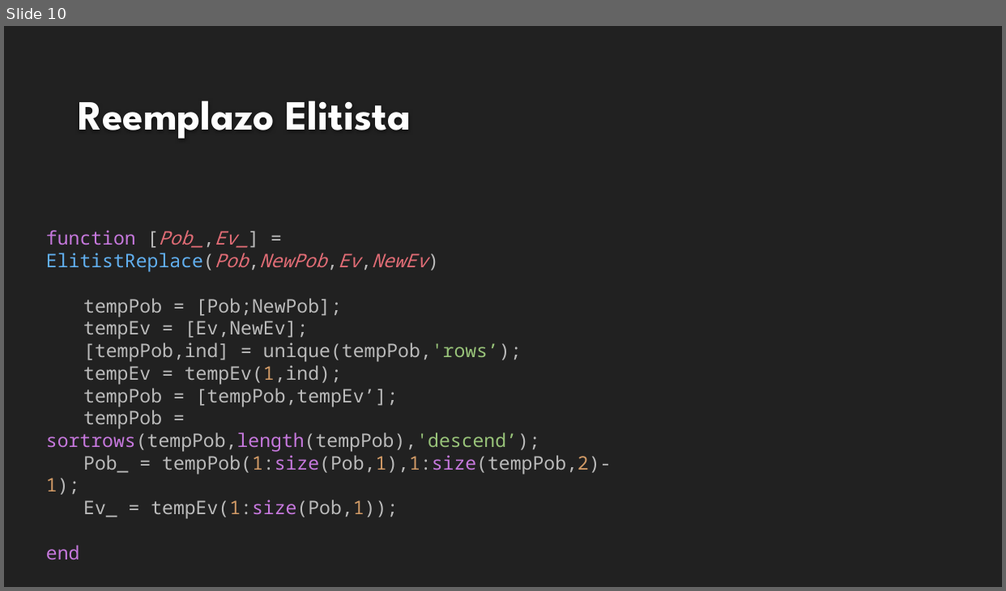
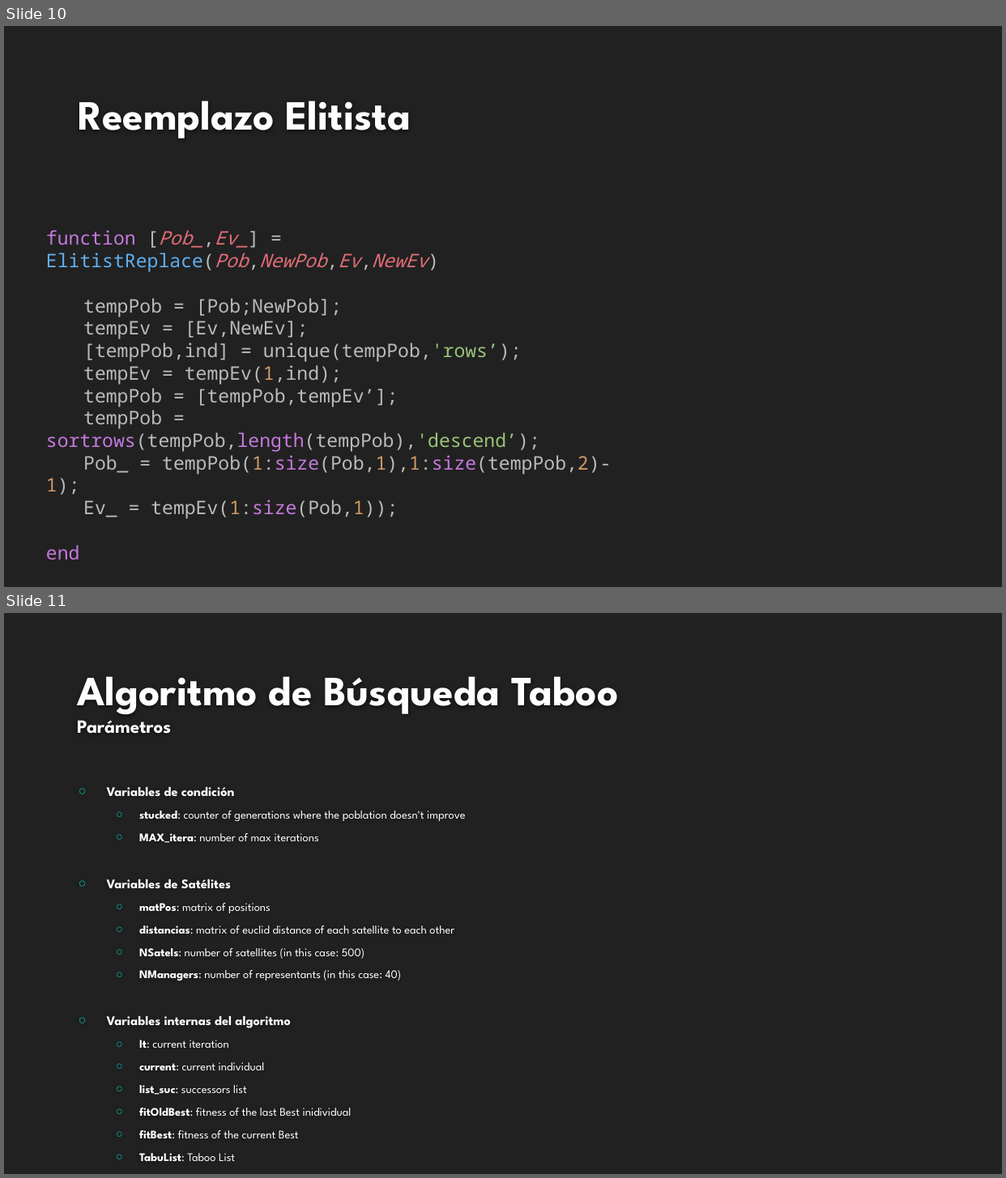
Before and after one commit to rafaroman18/SatellitesIS, a slide deck: TrabajoSI.pptx. Shown one above the other, each under a label of ours: slide 10 before the commit, slides 10 and 11 after it. The pictures are 1006x591 and 1006x1178 pixels, drawn with LibreOffice and Linux fonts; fonts in the diff are those of the drawing; background and template pictures are left out. Boxes give left, top, right and bottom in pixels: in the first picture for what was removed or moved away, otherwise in the second. Text is boxed around its words. In the diff, an @@ line names an element or a change of style, - is before the commit and + after.

```diff
--- a/TrabajoSI.pptx
+++ b/TrabajoSI.pptx
@@ slide 11 added at [4, 613, 1002, 1174], background #212121 @@
@@ title added at [77, 676, 618, 734], 40 pt, text #FEFEFE, bold @@
+Algoritmo de Búsqueda Taboo
+Parámetros
@@ text added at [107, 787, 465, 1139], 11.2 pt, text #FFFFFF @@
+○ Variables de condición
+  ○ stucked: counter of generations where the poblation doesn't improve
+  ○ MAX_itera: number of max iterations
+○ Variables de Satélites
+  ○ matPos: matrix of positions
+  ○ distancias: matrix of euclid distance of each satellite to each other
+  ○ NSatels: number of satellites (in this case: 500)
+  ○ NManagers: number of representants (in this case: 40)
+○ Variables internas del algoritmo
+  ○ It: current iteration
+  ○ current: current individual
+  ○ list_suc: successors list
+  ○ fitOldBest: fitness of the last Best inidividual
+  ○ fitBest: fitness of the current Best
+  ○ TabuList: Taboo List
```
Also in this commit, not shown: 1 slide changed, 7 other slides added, 2 slides removed.
